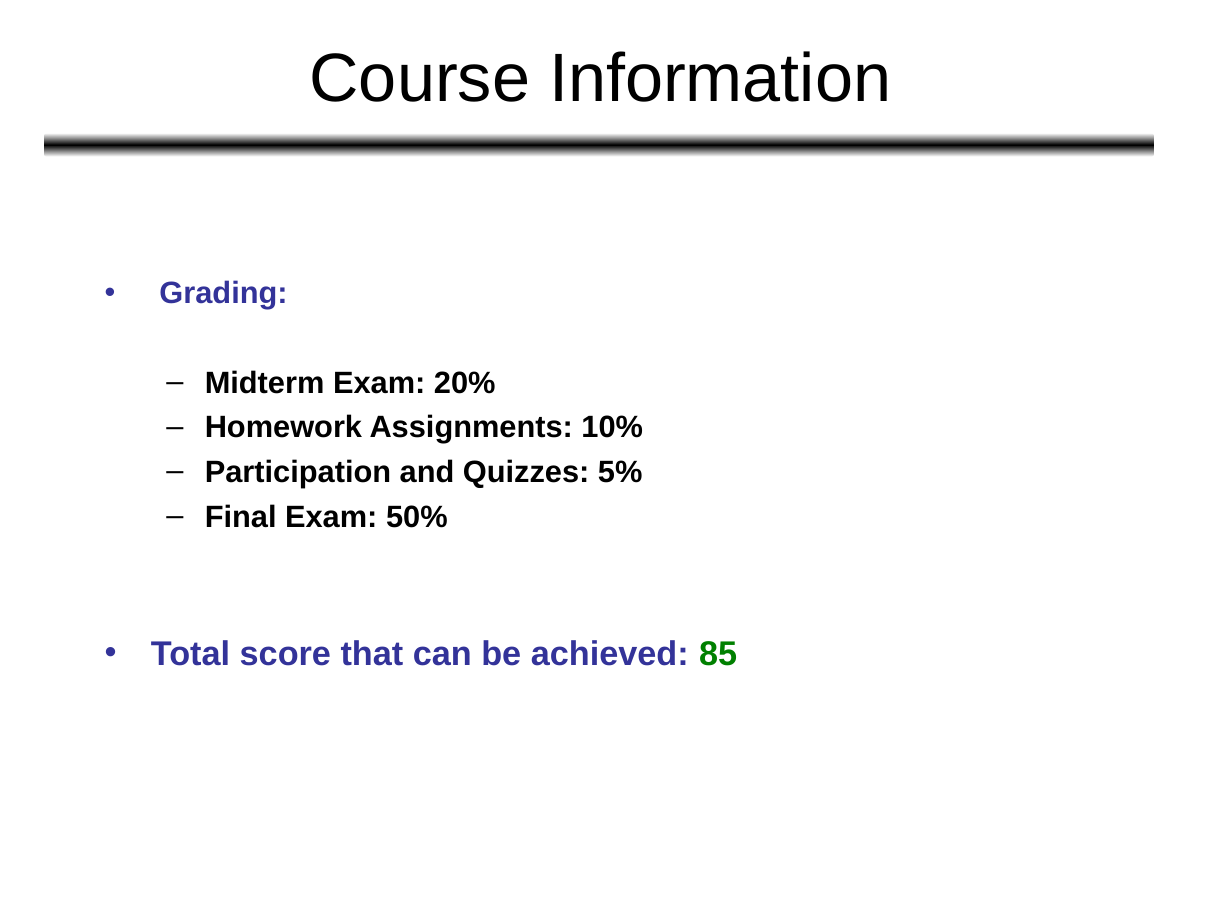
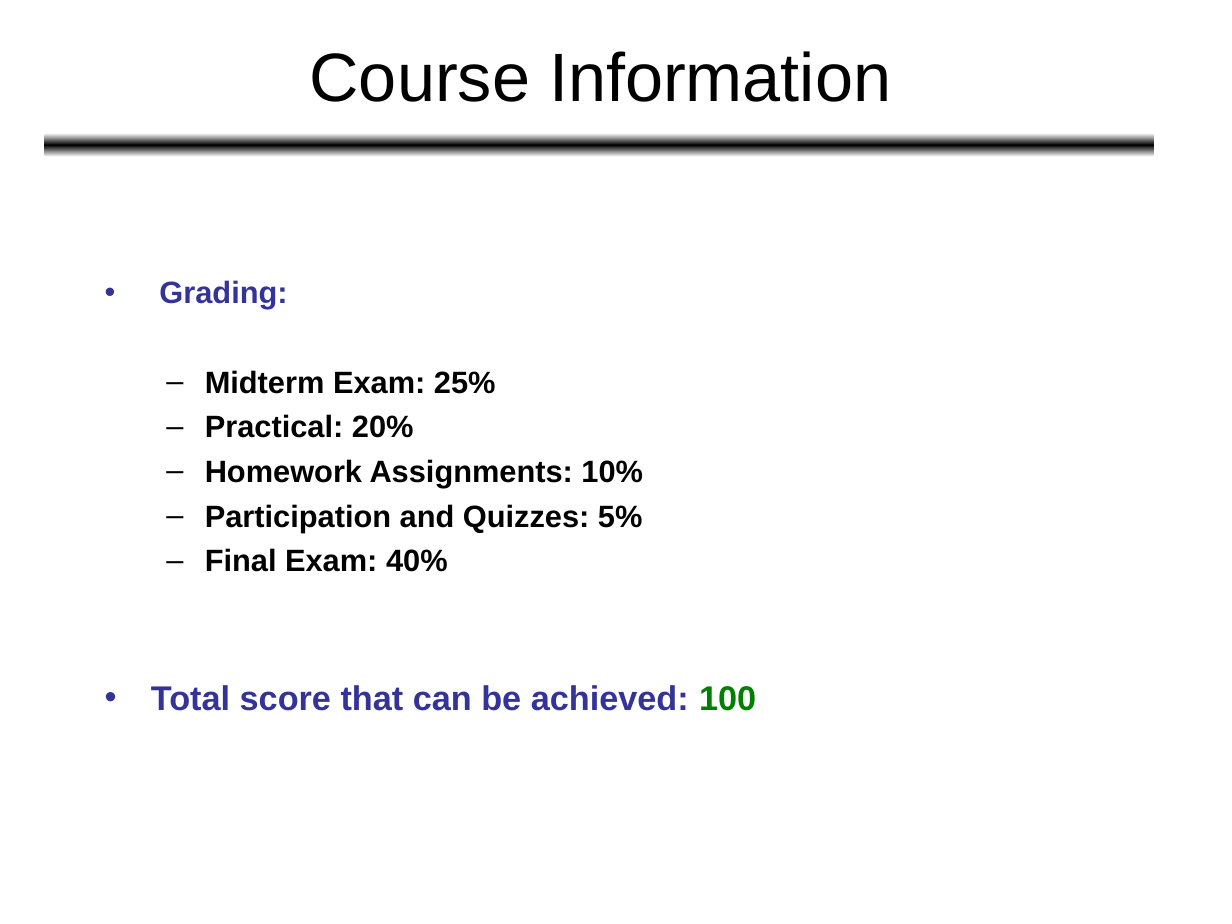
Before and after one commit to HatimAlsuwat/HatimAlsuwat.github.io, a slide deck: slide 5 of algorithms/Lecture 1.ppt. Drawn at 1232x924 pixels with LibreOffice and Linux fonts; fonts in the diff are those of the drawing. Boxes give left, top, right and bottom in pixels: in the first picture for what was removed or moved away, otherwise in the second. Text is boxed around its words. In the diff, an @@ line names an element or a change of style, - is before the commit and + after.

```diff
--- a/algorithms/Lecture 1.ppt
+++ b/algorithms/Lecture 1.ppt
@@ text at (205, 370, 496, 438): text changed @@
-  – Midterm Exam: 20%
+  – Midterm Exam: 25%
+  – Practical: 20%
@@ text at (151, 548, 756, 711): text changed @@
-  – Final Exam: 50%
-• Total score that can be achieved: 85
+  – Final Exam: 40%
+• Total score that can be achieved: 100
```
Also in this commit, not shown: 2 other slides changed, 2 other files.
